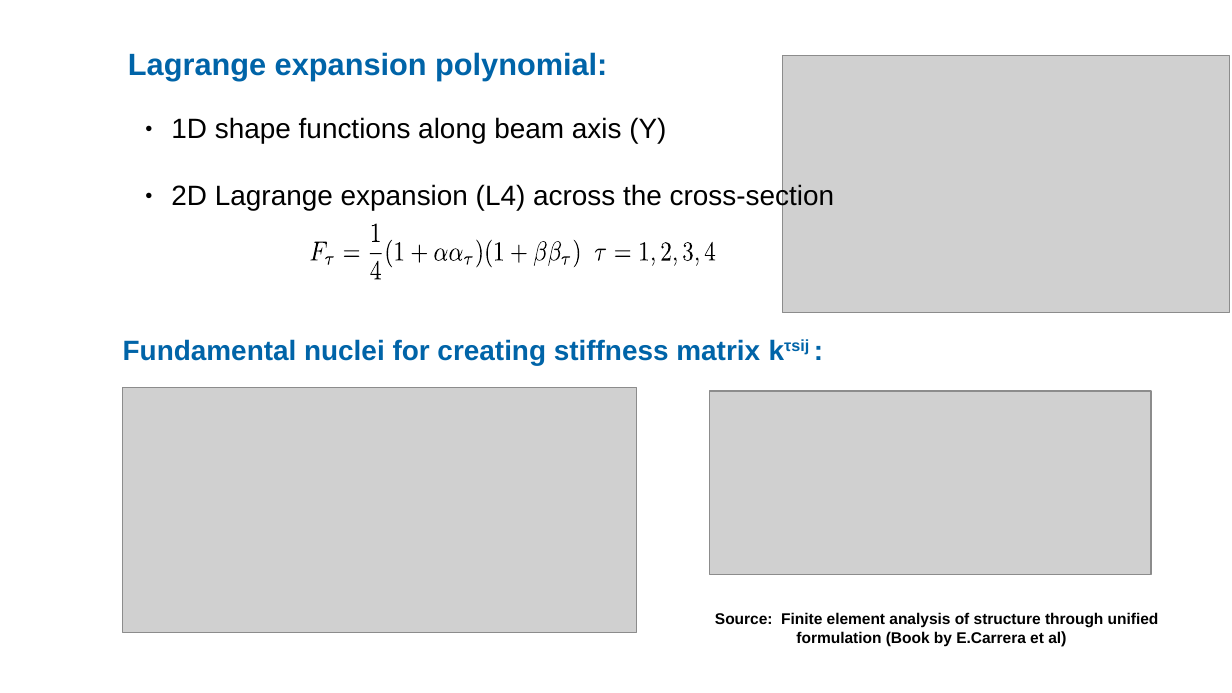
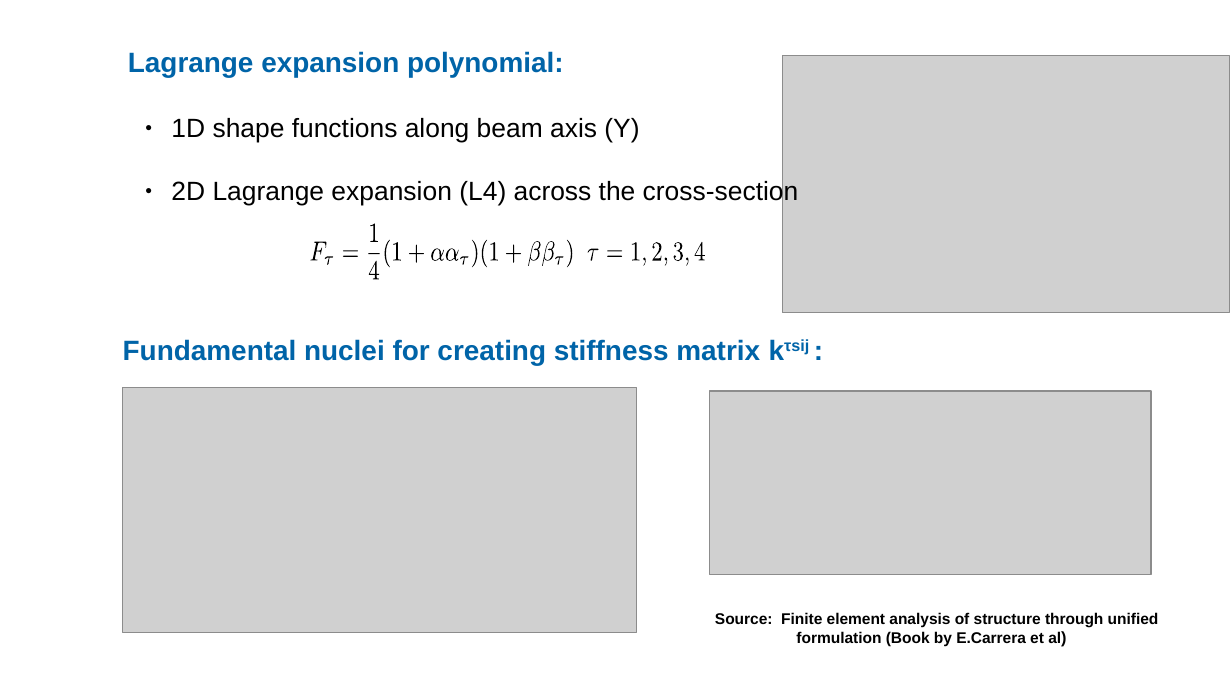
Before and after one commit to ARUN-PRAKASH-95/PPP-presentations, a slide deck: slide 5 of PPPSS19_63876_ARUN_PRAKASH_GANAPATHY.odp. Drawn at 1232x693 pixels with LibreOffice and Linux fonts; fonts in the diff are those of the drawing; grey boxes stand for pictures; background and template pictures are left out. Boxes give left, top, right and bottom in pixels: in the first picture for what was removed or moved away, otherwise in the second. Text is boxed around its words. In the diff, an @@ line names an element or a change of style, - is before the commit and + after.

```diff
--- a/PPPSS19_63876_ARUN_PRAKASH_GANAPATHY.odp
+++ b/PPPSS19_63876_ARUN_PRAKASH_GANAPATHY.odp
@@ text "Lagrange expansion polynomial:" at (128, 51, 564, 77): size 19.8 to 18 pt @@
@@ text "1D shape functions along beam ..." at (171, 118, 799, 206): size 18 to 17 pt @@
@@ 11 freeform shapes: place and size @@
-11 freeform shapes at (435, 240, 606, 268)
+11 freeform shapes at (432, 240, 599, 268)
@@ outline redrawn in 9 elements at (325, 256, 334, 265), (343, 250, 359, 257), (369, 253, 380, 254), (409, 245, 425, 263), (370, 224, 378, 241), (369, 260, 379, 279), (385, 240, 390, 268), (394, 243, 401, 260), (461, 256, 470, 265) @@
@@ 8 freeform shapes: place and size @@
-8 freeform shapes at (615, 241, 715, 265)
+8 freeform shapes at (607, 241, 705, 265)
```
Also in this commit, not shown: 7 other slides changed, 1 slide added.
